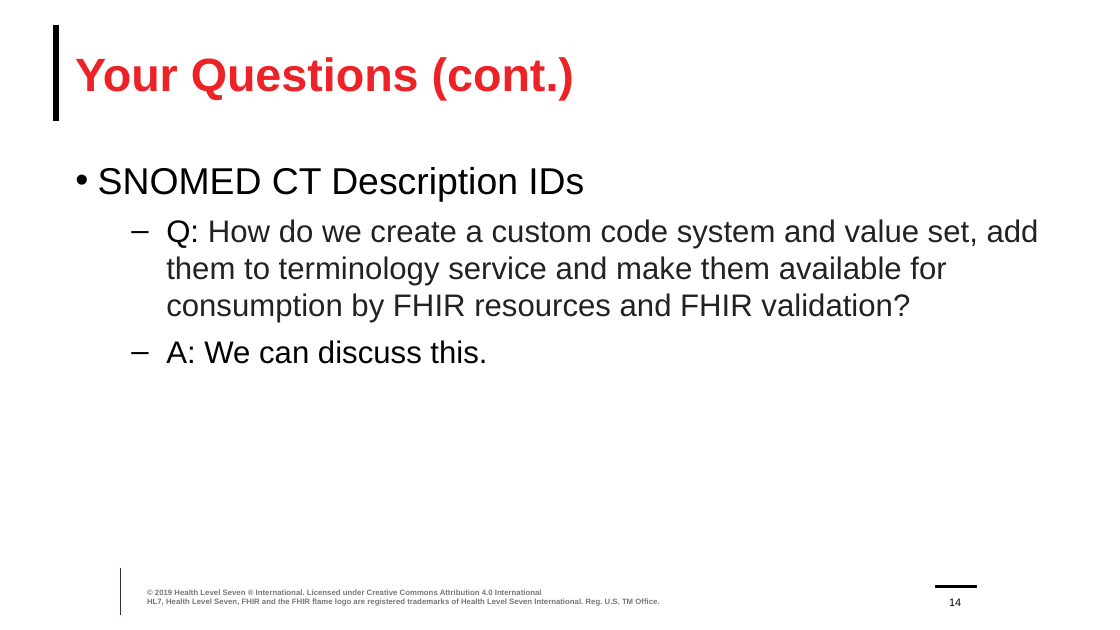
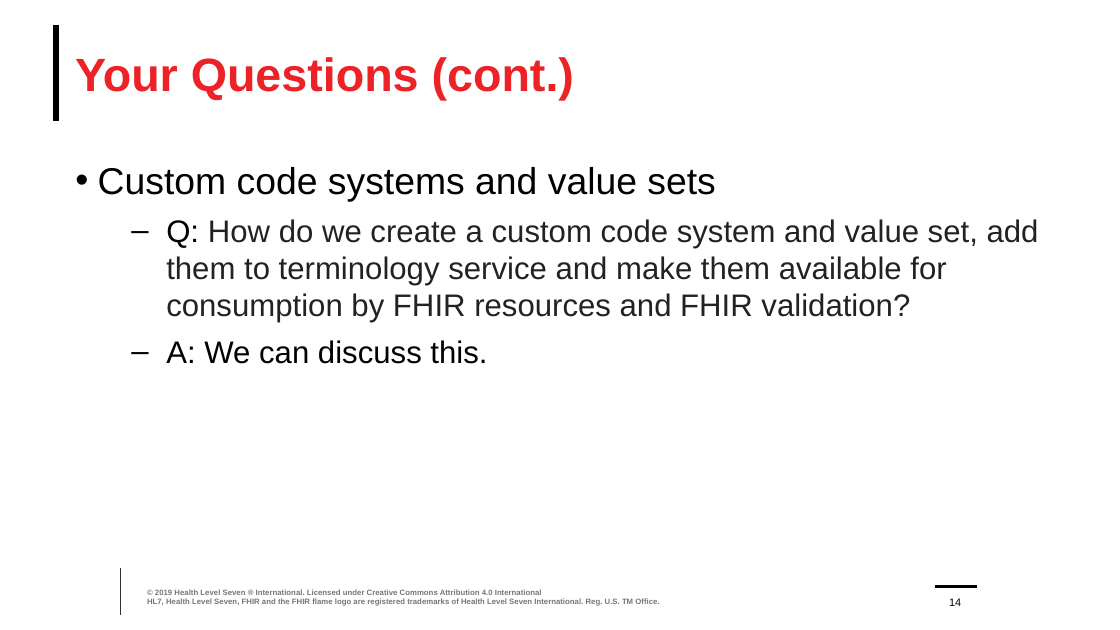
Before and after one commit to FHIR/documents, a slide deck: slide 14 of presentations/2024-04 Webinars/FHIR-Terminology-Part-3-2024-04-25.pptx. Drawn at 1120x630 pixels with LibreOffice and Linux fonts; fonts in the diff are those of the drawing; background and template pictures are left out. Boxes give left, top, right and bottom in pixels: in the first picture for what was removed or moved away, otherwise in the second. Text is boxed around its words. In the diff, an @@ line names an element or a change of style, - is before the commit and + after.

```diff
--- a/presentations/2024-04 Webinars/FHIR-Terminology-Part-3-2024-04-25.pptx
+++ b/presentations/2024-04 Webinars/FHIR-Terminology-Part-3-2024-04-25.pptx
@@ text at (98,167,715,201): text changed @@
-• SNOMED CT Description IDs
+• Custom code systems and value sets
```
Also in this commit, not shown: 2 other slides changed.
